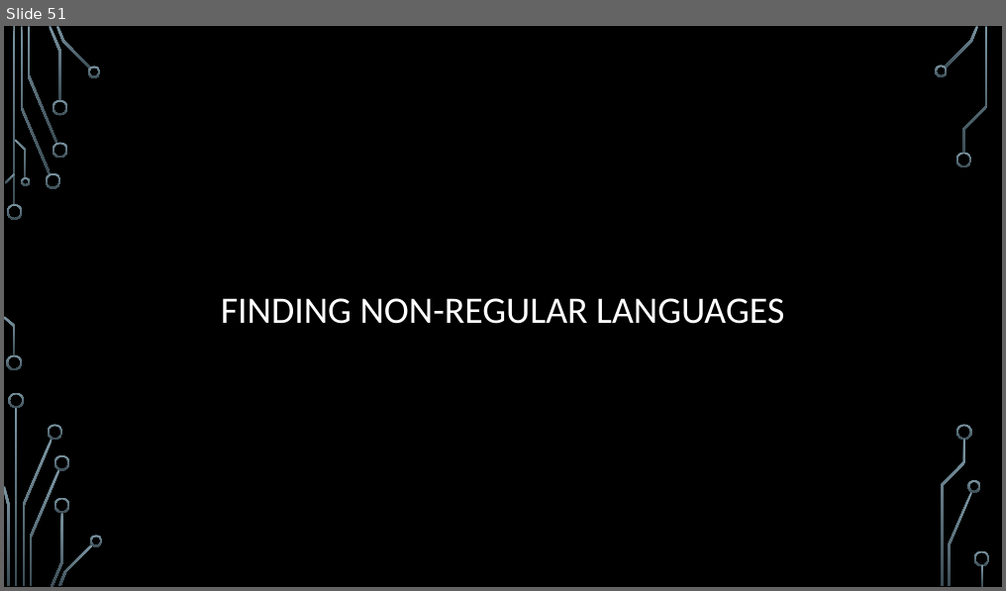
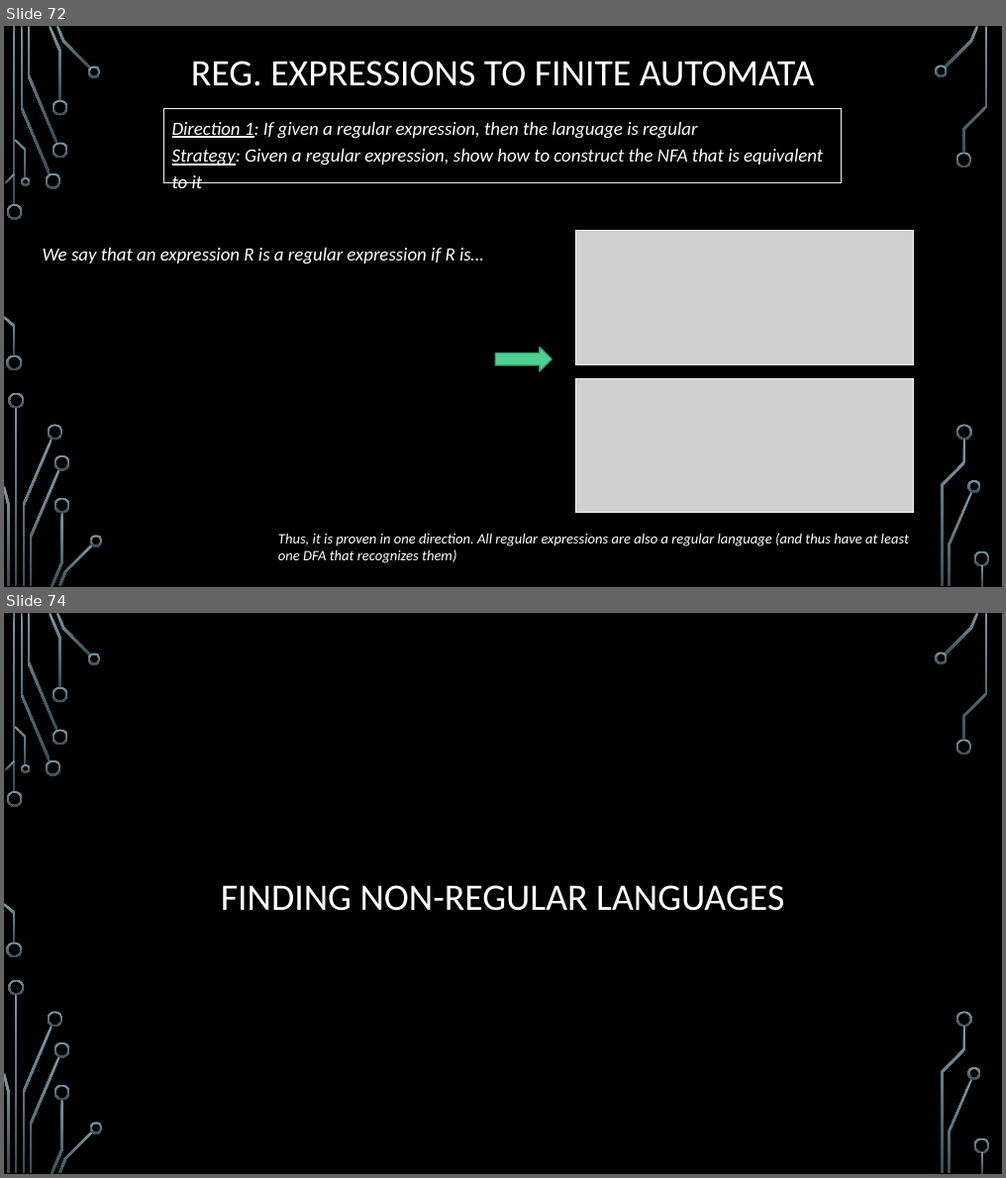
Before and after one commit to markfloryan/dmt2, a slide deck: slides/05-CircuitsAndFiniteAutomata.pptx. Shown one above the other, each under a label of ours: slide 51 before the commit, slides 72 and 74 after it; the slides between them are not shown. The pictures are 1006x591 and 1006x1178 pixels, drawn with LibreOffice and Linux fonts; fonts in the diff are those of the drawing; grey boxes stand for pictures; background and template pictures are left out. Boxes give left, top, right and bottom in pixels: in the first picture for what was removed or moved away, otherwise in the second. Text is boxed around its words. In the diff, an @@ line names an element or a change of style, - is before the commit and + after.

```diff
--- a/slides/05-CircuitsAndFiniteAutomata.pptx
+++ b/slides/05-CircuitsAndFiniteAutomata.pptx
@@ slide 72 added at (4,26,1002,587), background picture (left out); not listed: 36 template elements that a slide beside it also shows @@
@@ title added at (191,61,814,86), 36 pt, text #FFFFFF @@
+REG. EXPRESSIONS TO FINITE AUTOMATA
@@ rectangle added at (164,108,842,182), outline #F2F2F2 0.75 pt, 18 pt, text #FFFFFF, italic @@
+Direction 1: If given a regular expression, then the language is regular
+Strategy: Given a regular expression, show how to construct the NFA that is equivalent to it
@@ picture added at (576,231,914,366) @@
@@ text added at (43,248,484,265), 18 pt, text #FFFFFF, italic @@
+We say that an expression R is a regular expression if R is…
@@ right arrow added at (495,347,551,372), fill #4FD093, outline #3A9A6D 1.25 pt @@
@@ picture added at (576,378,914,513) @@
@@ text added at (278,533,909,564), 13.9 pt, text #FFFFFF, italic @@
+Thus, it is proven in one direction. All regular expressions are also a regular language (and thus have at least one DFA that recognizes them)
@@ what was slide 51 is now slide 74 @@
```
Also in this commit, not shown: 22 other slides added, 1 other file.
